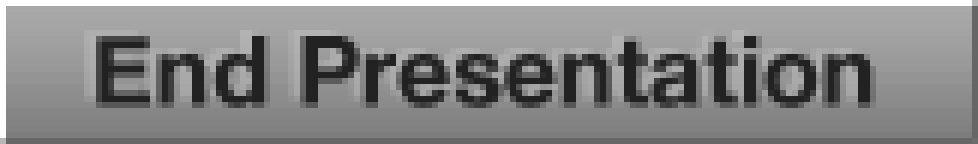
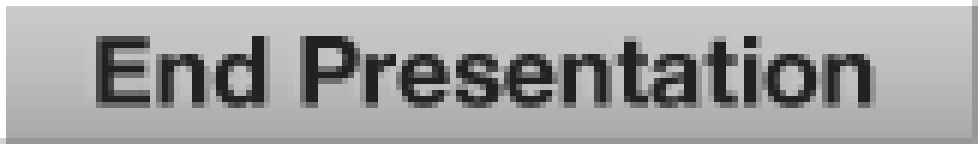
Two versions of the same layered image (978×144). Layer-by-layer changes:
painted on "Layer 1" over [0, 0, 978, 144]
